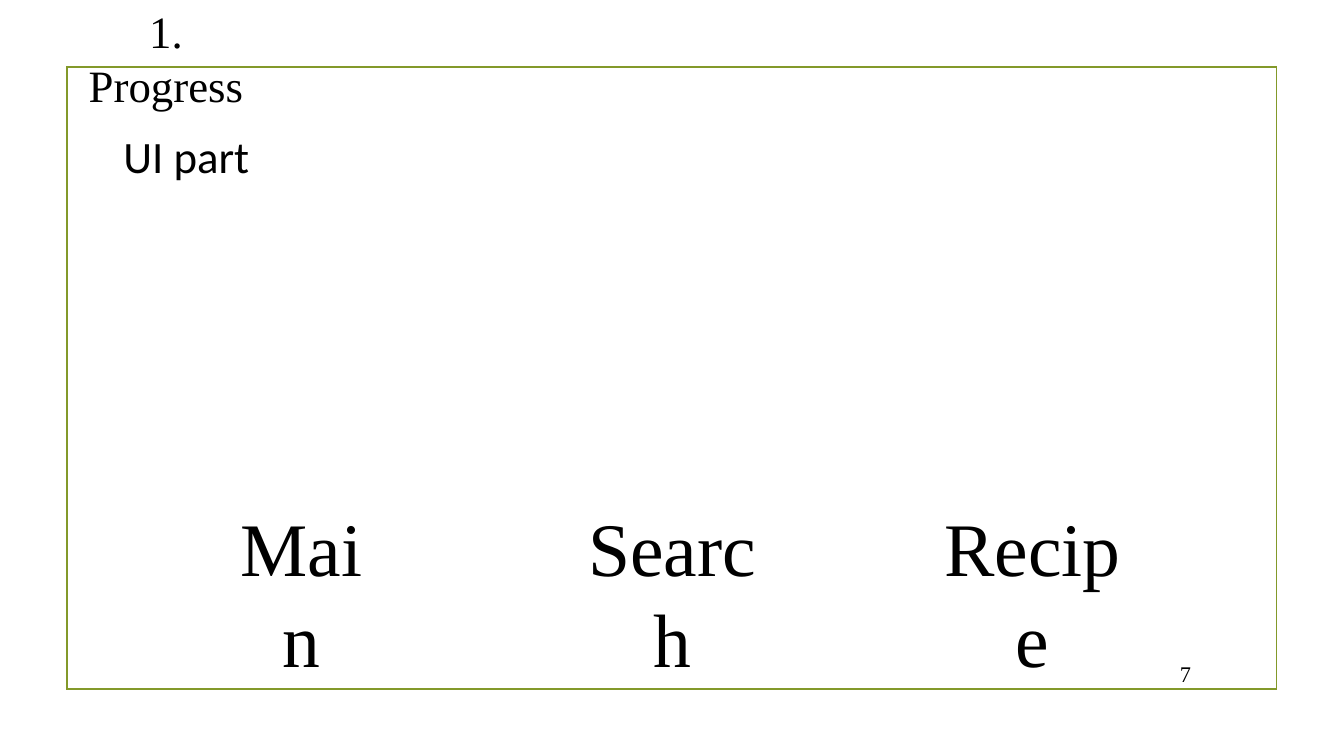
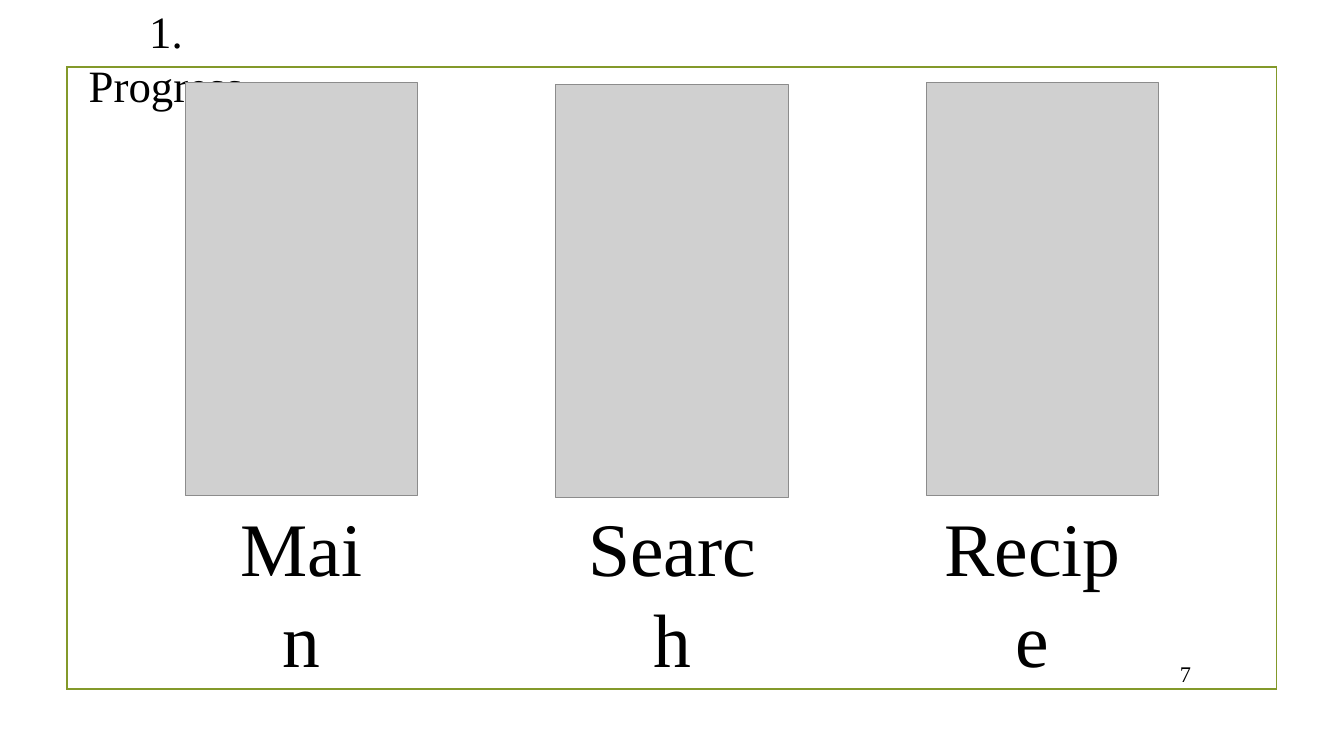
Before and after one commit to ljwon1995/Yofficial, a slide deck: slide 7 of PPT/week9.pptx. Drawn at 1344x756 pixels with LibreOffice and Linux fonts; fonts in the diff are those of the drawing; grey boxes stand for pictures; background and template pictures are left out. Boxes give left, top, right and bottom in pixels: in the first picture for what was removed or moved away, otherwise in the second. Text is boxed around its words. In the diff, an @@ line names an element or a change of style, - is before the commit and + after.

Commit message:
Update ppt

```diff
--- a/PPT/week9.pptx
+++ b/PPT/week9.pptx
@@ picture added at (186, 83, 417, 496) @@
@@ picture added at (556, 85, 787, 498) @@
@@ picture added at (927, 83, 1158, 496) @@
@@ text removed at (123, 144, 250, 181) @@
-UI part
```
Also in this commit, not shown: 1 other slide changed.
